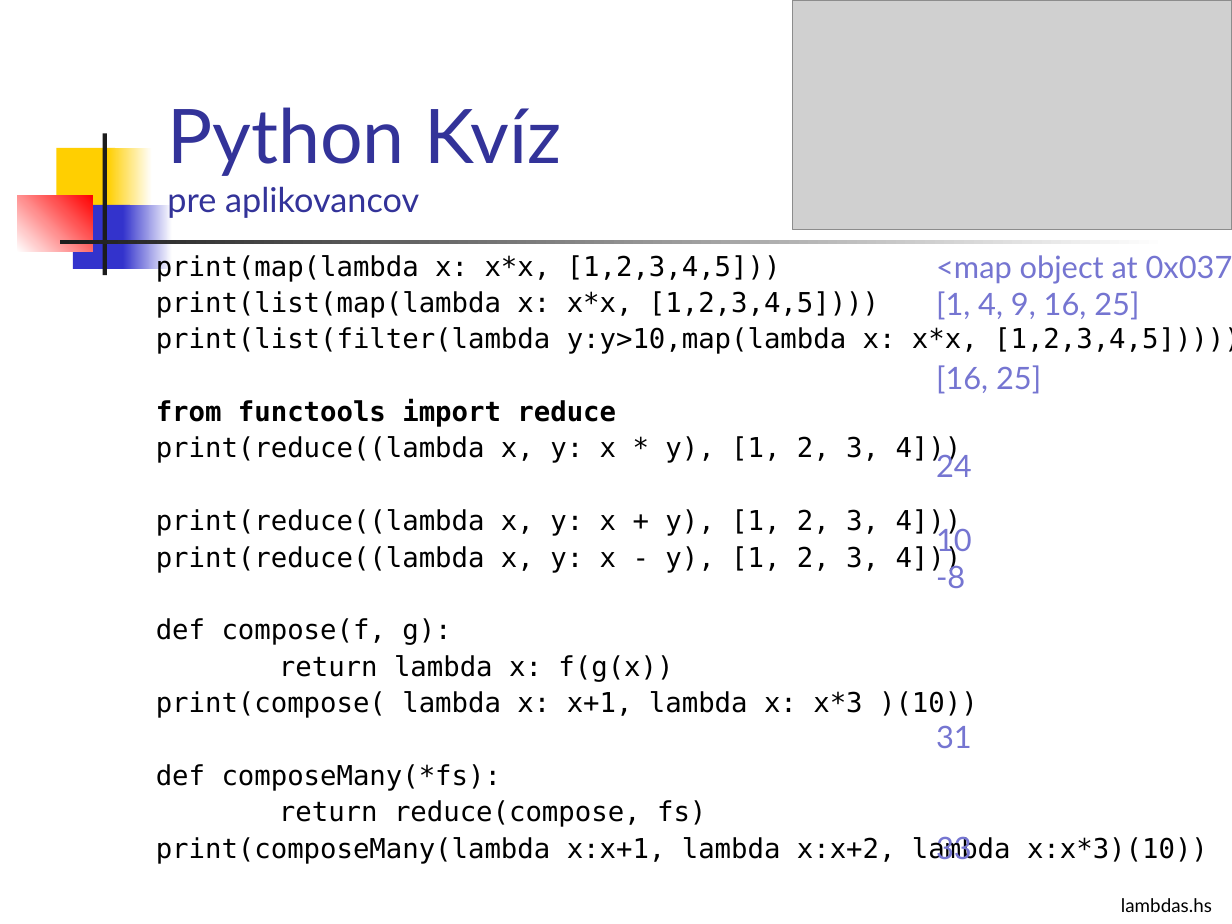
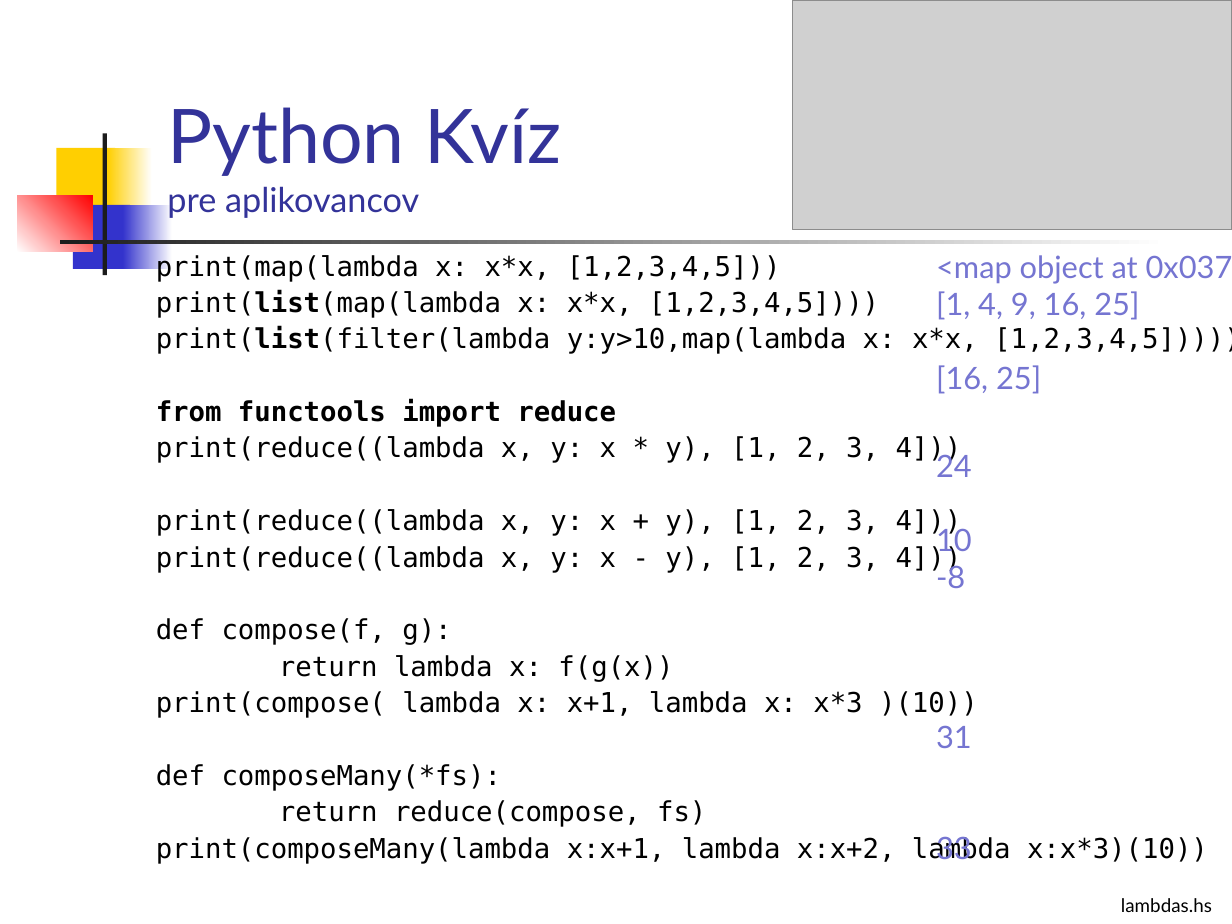
Before and after one commit to Funkcionalne/Prednasky, a slide deck: slide 6 of 02/02_fpro.ppt (slide 5 before the commit). Drawn at 1232x924 pixels with LibreOffice and Linux fonts; fonts in the diff are those of the drawing; grey boxes stand for pictures. Boxes give left, top, right and bottom in pixels: in the first picture for what was removed or moved away, otherwise in the second. Text is boxed around its words. In the diff, an @@ line names an element or a change of style, - is before the commit and + after.

```diff
--- a/02/02_fpro.ppt
+++ b/02/02_fpro.ppt
@@ text at (156, 290, 1232, 354): bold on in "print(list(map(lambda", "print(list(filter(lambda" @@
```
Also in this commit, not shown: 16 other slides changed, 2 slides added, 1 other file.
